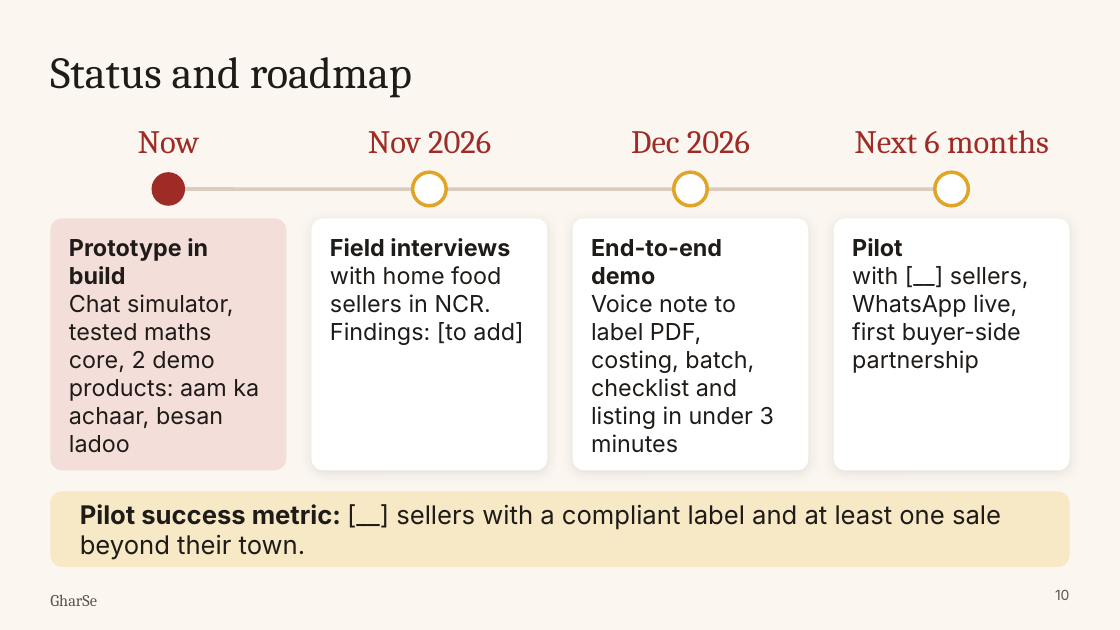
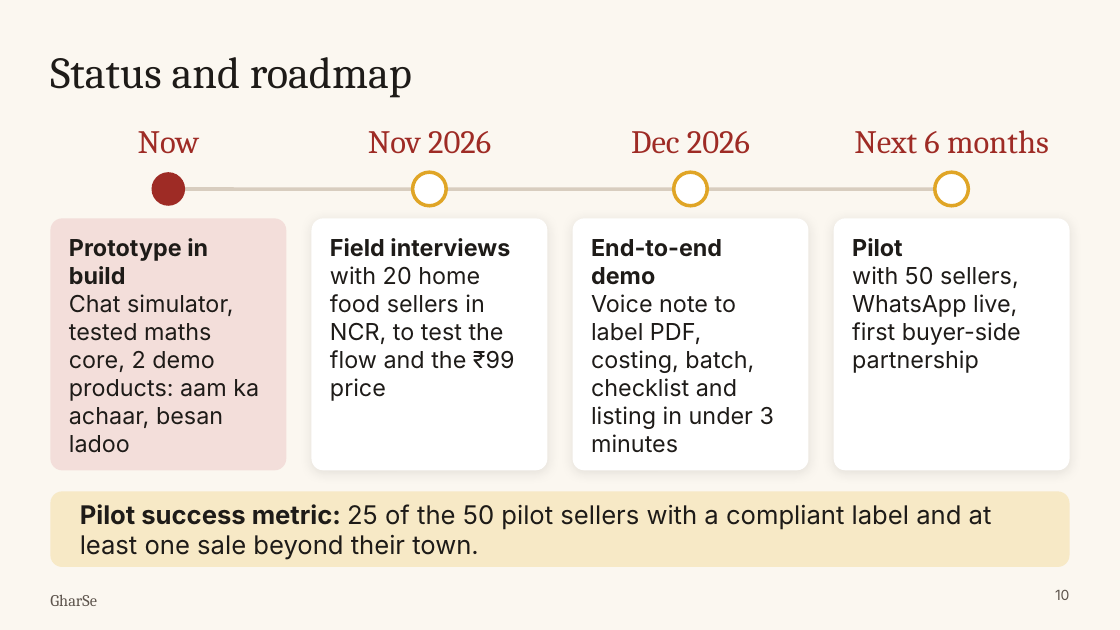
Before and after one commit to AdyWakes/GharSe, a slide deck: slide 10 of deck/GharSe_Pitch.pptx. Drawn at 1120x630 pixels with LibreOffice and Linux fonts; fonts in the diff are those of the drawing. Boxes give left, top, right and bottom in pixels: in the first picture for what was removed or moved away, otherwise in the second. Text is boxed around its words. In the diff, an @@ line names an element or a change of style, - is before the commit and + after.

Commit message:
Fill deck placeholders: team, pricing, roadmap targets, contact

```diff
--- a/deck/GharSe_Pitch.pptx
+++ b/deck/GharSe_Pitch.pptx
@@ text at (x1=330, y1=266, x2=515, y2=401): text changed @@
-with home food sellers in NCR. Findings: [to add]
+with 20 home food sellers in NCR, to test the flow and the ₹99 price
@@ text at (x1=852, y1=266, x2=1021, y2=373): text changed @@
-with [__] sellers, WhatsApp live, first buyer-side partnership
+with 50 sellers, WhatsApp live, first buyer-side partnership
@@ text at (x1=80, y1=504, x2=992, y2=560): text changed @@
-Pilot success metric: [__] sellers with a compliant label and at least one sale beyond their town.
+Pilot success metric: 25 of the 50 pilot sellers with a compliant label and at least one sale beyond their town.
```
Also in this commit, not shown: 3 other slides changed, 7 other files.
